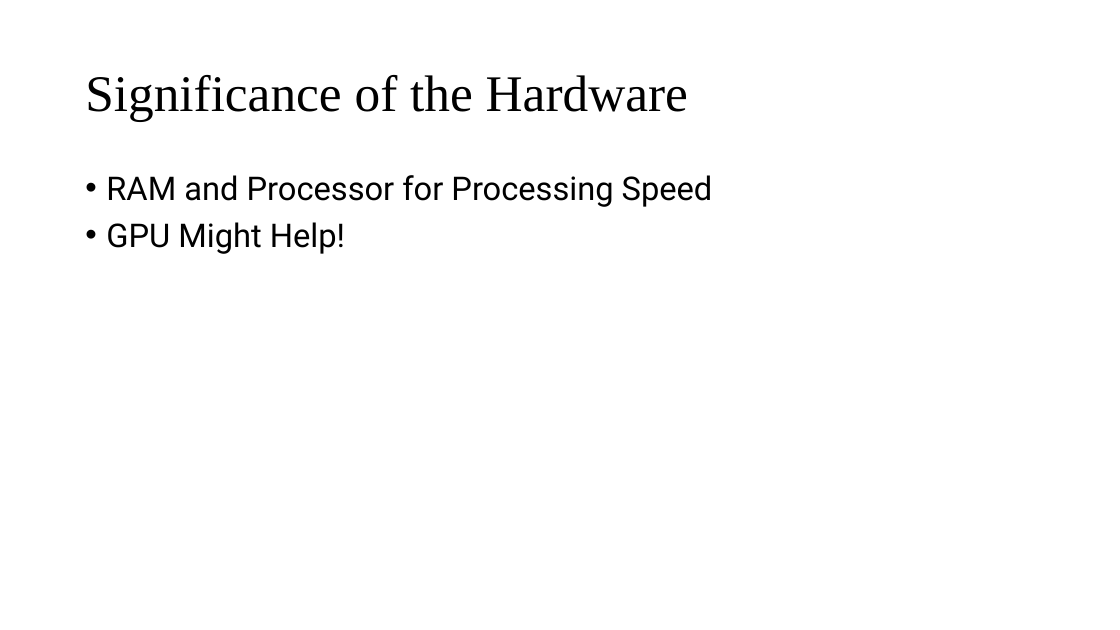
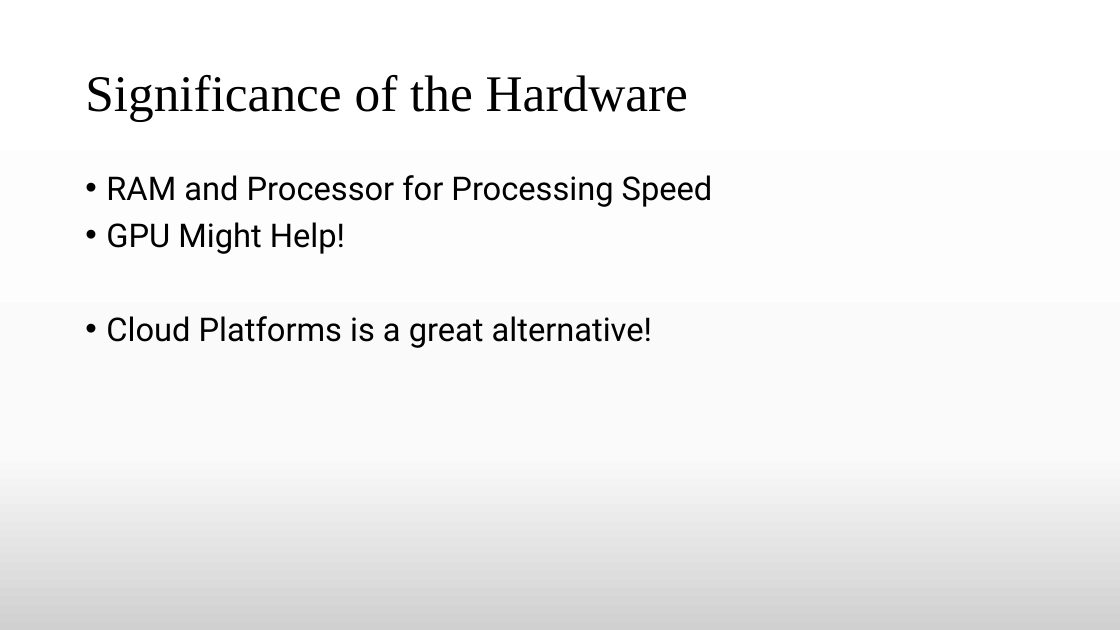
Before and after one commit to TheAnonymousMan/local-language-recognition-gcelt-class-2021, a slide deck: slide 5 of Documentation/4th Year Project Presentation.pptx. Drawn at 1120x630 pixels with LibreOffice and Linux fonts; fonts in the diff are those of the drawing. Boxes give left, top, right and bottom in pixels: in the first picture for what was removed or moved away, otherwise in the second. Text is boxed around its words. In the diff, an @@ line names an element or a change of style, - is before the commit and + after.

```diff
--- a/Documentation/4th Year Project Presentation.pptx
+++ b/Documentation/4th Year Project Presentation.pptx
@@ background #FFFFFF to gradient #FFFFFF to #FBFBFB to #D1D1D1 @@
@@ text at <box>106,316,652,348</box>: paragraph added @@
+• Cloud Platforms is a great alternative!
```
Also in this commit, not shown: 12 other slides changed, 3 slides added, 2 slides removed, 4 other files.
